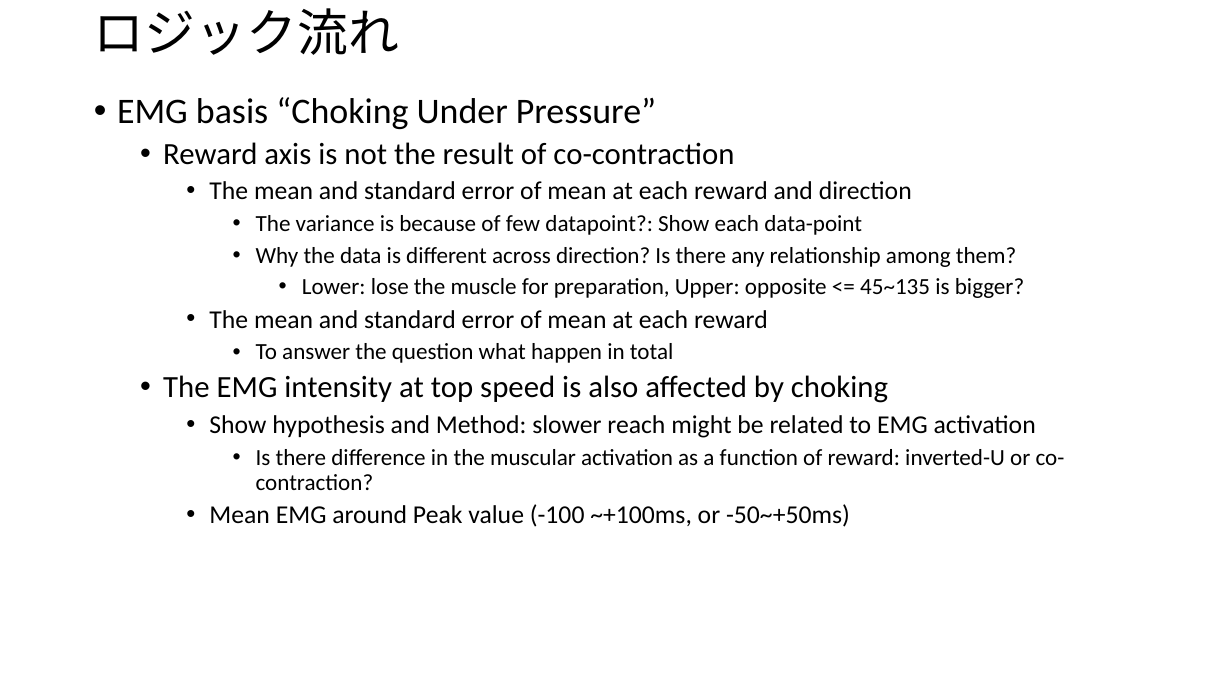
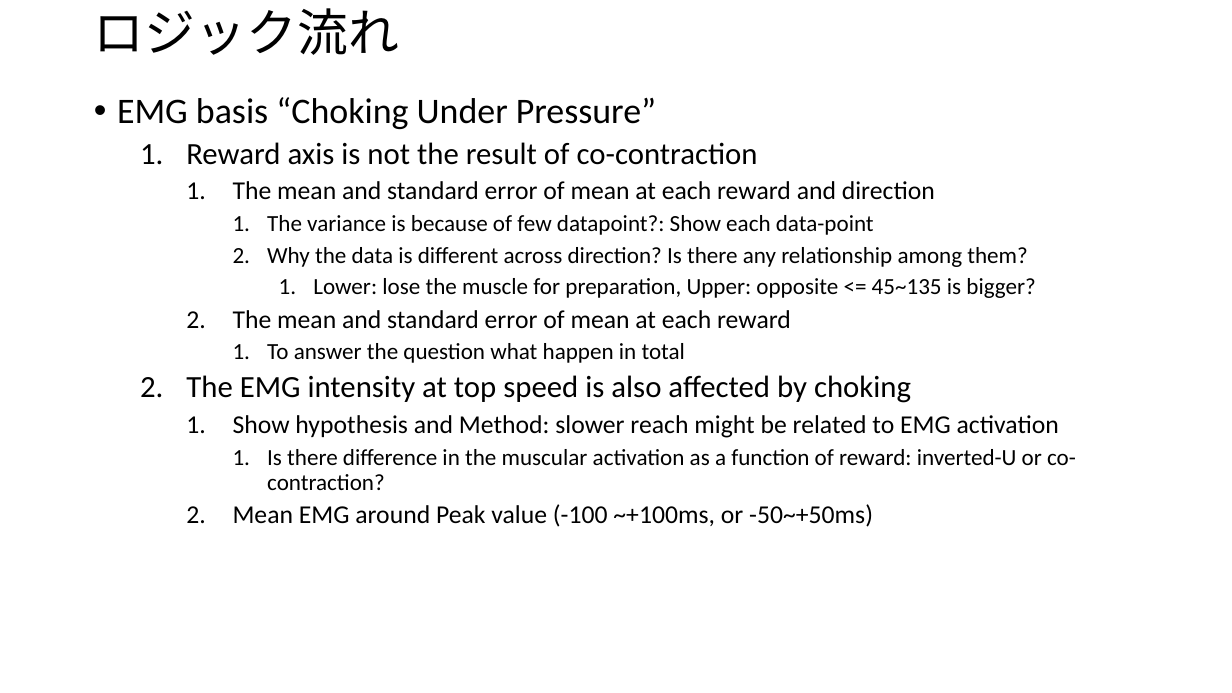
Before and after one commit to Hiroo-Miyata/chase-lab, a slide deck: slide 2 of report/20220902.pptx. Drawn at 1232x693 pixels with LibreOffice and Linux fonts; fonts in the diff are those of the drawing. Boxes give left, top, right and bottom in pixels: in the first picture for what was removed or moved away, otherwise in the second. Text is boxed around its words. In the diff, an @@ line names an element or a change of style, - is before the commit and + after.

```diff
--- a/report/20220902.pptx
+++ b/report/20220902.pptx
@@ text at (186,142,1076,527): bullet • to 1. @@
```
Also in this commit, not shown: 1 other slide changed, 8 slides added, 14 other files.
